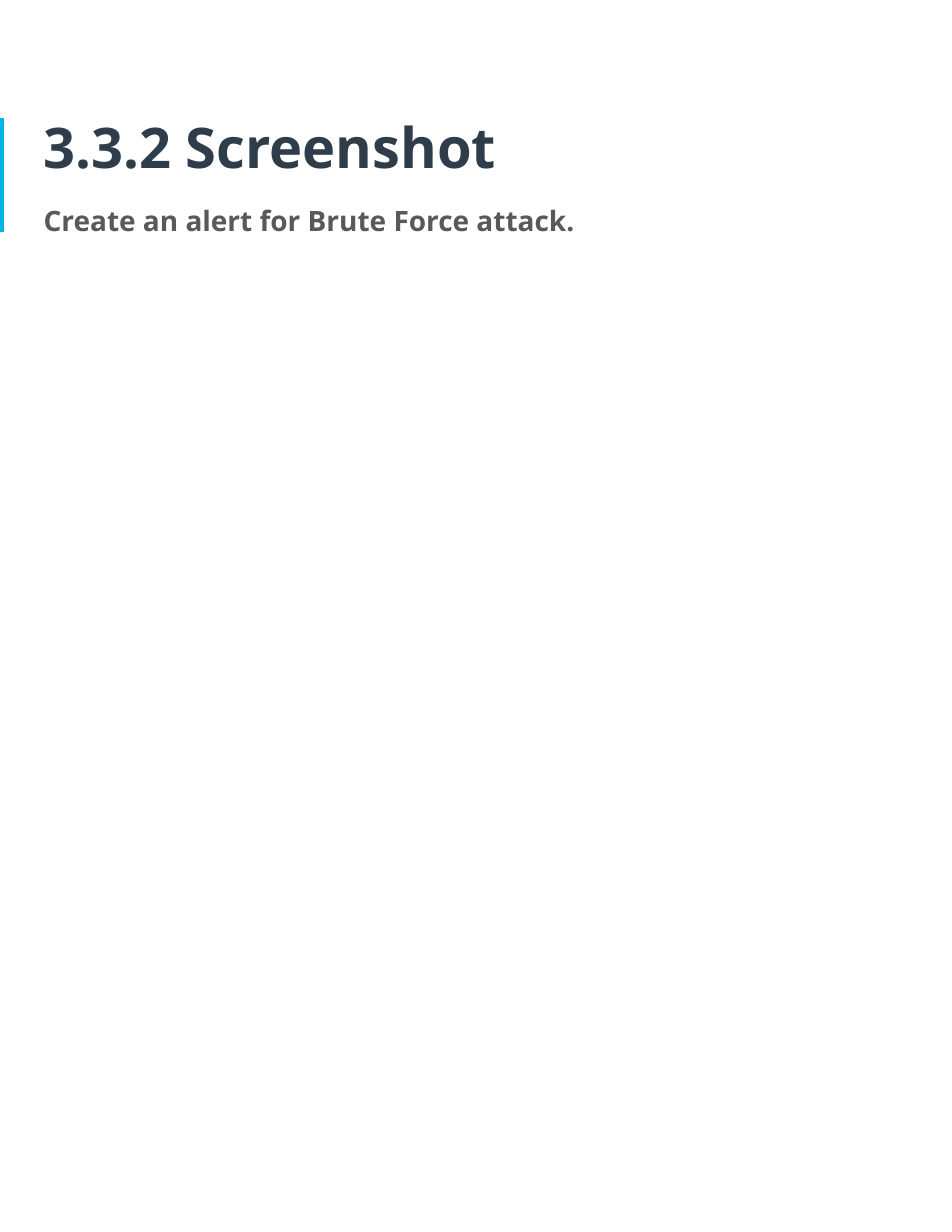
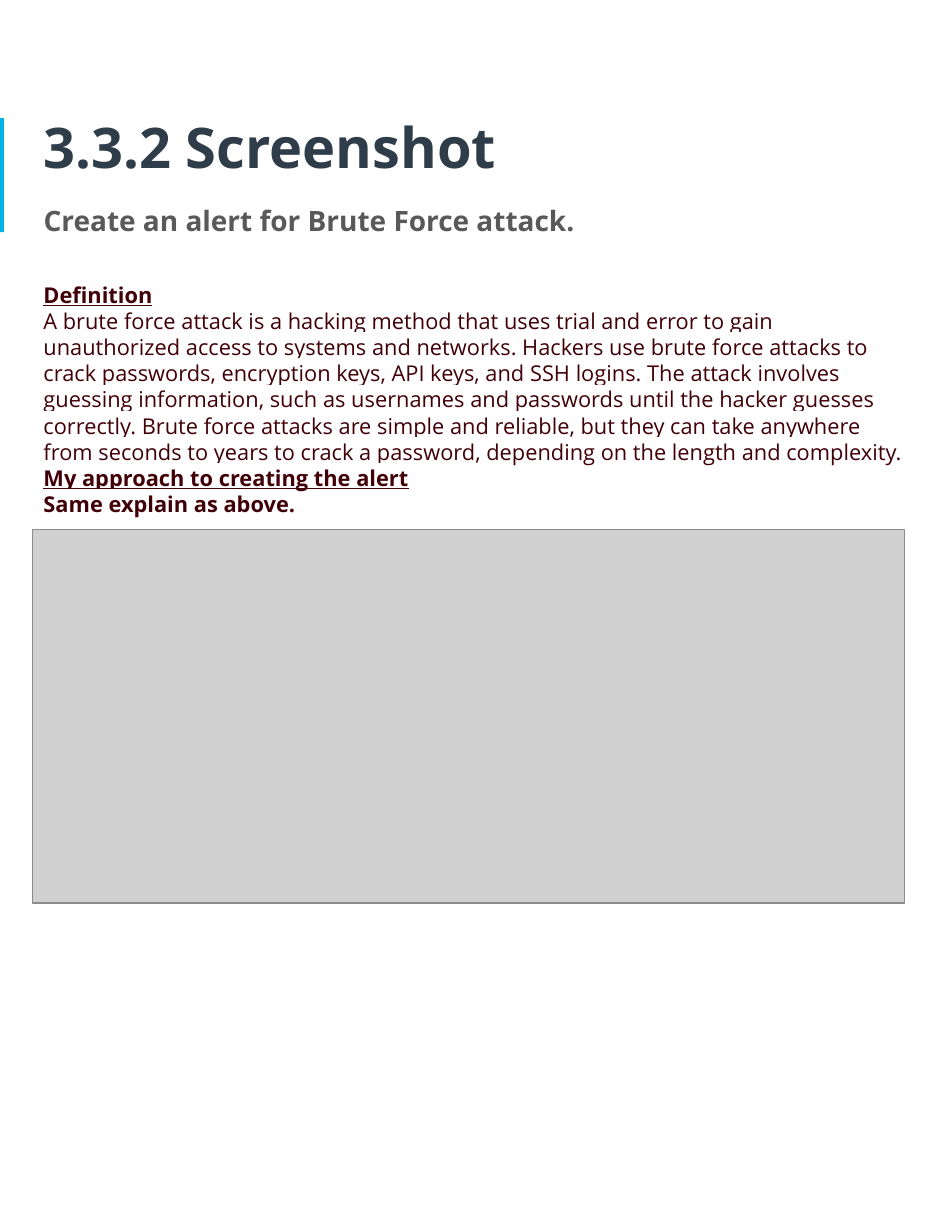
Before and after one commit to osman-software-engineer/enterprise-perimeter-and-network-security, a slide deck: slide 30 of phase-1/CyberSecurity Implementation Plan.pptx. Drawn at 952x1232 pixels with LibreOffice and Linux fonts; fonts in the diff are those of the drawing; grey boxes stand for pictures. Boxes give left, top, right and bottom in pixels: in the first picture for what was removed or moved away, otherwise in the second. Text is boxed around its words. In the diff, an @@ line names an element or a change of style, - is before the commit and + after.

```diff
--- a/phase-1/CyberSecurity Implementation Plan.pptx
+++ b/phase-1/CyberSecurity Implementation Plan.pptx
@@ text added at (x1=43, y1=286, x2=901, y2=518), 14 pt, text #410007 @@
+Definition
+A brute force attack is a hacking method that uses trial and error to gain unauthorized access to systems and networks. Hackers use brute force attacks to crack passwords, encryption keys, API keys, and SSH logins. The attack involves guessing information, such as usernames and passwords until the hacker guesses correctly. Brute force attacks are simple and reliable, but they can take anywhere from seconds to years to crack a password, depending on the length and complexity.
+My approach to creating the alert
+Same explain as above.
@@ picture added at (x1=32, y1=530, x2=905, y2=903) @@
```
Also in this commit, not shown: 14 other slides changed, 6 slides added.
